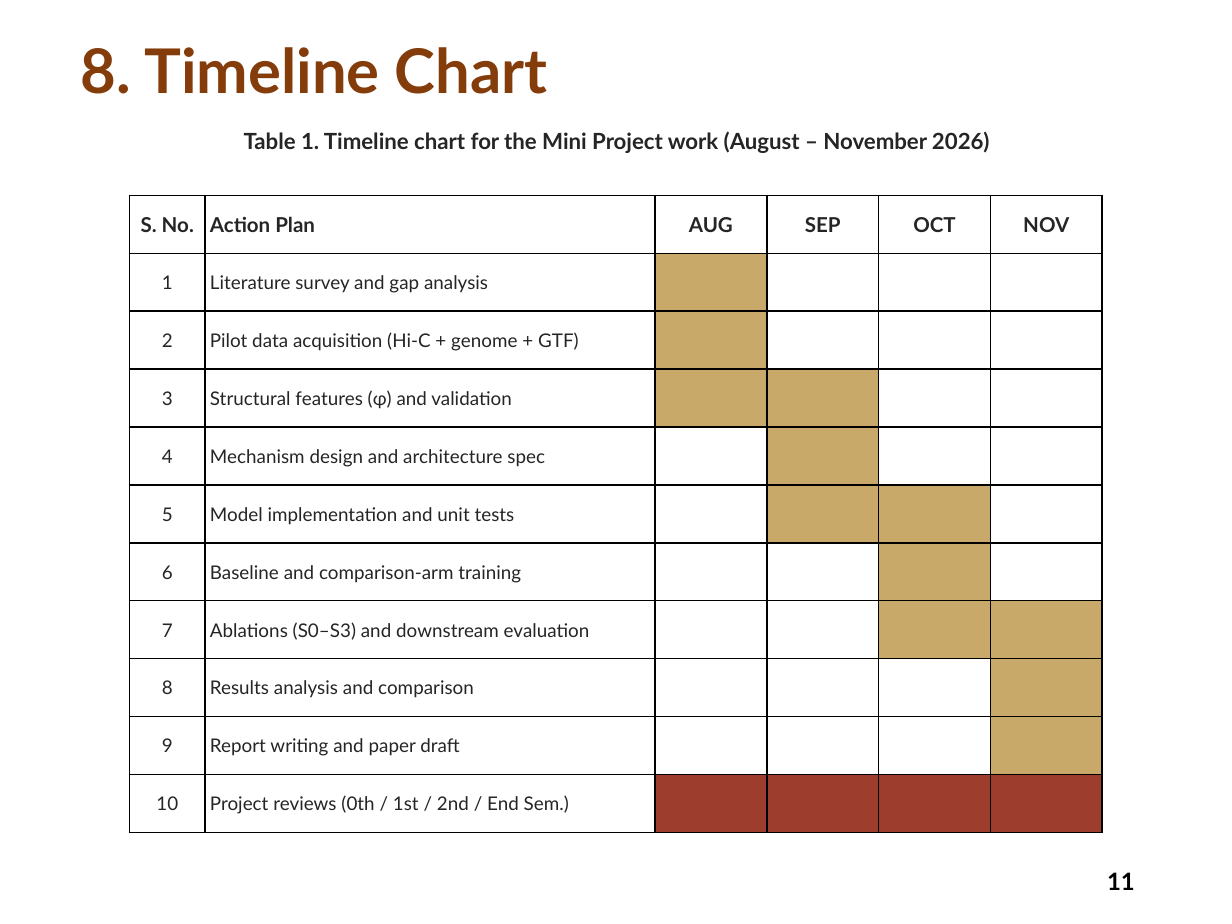
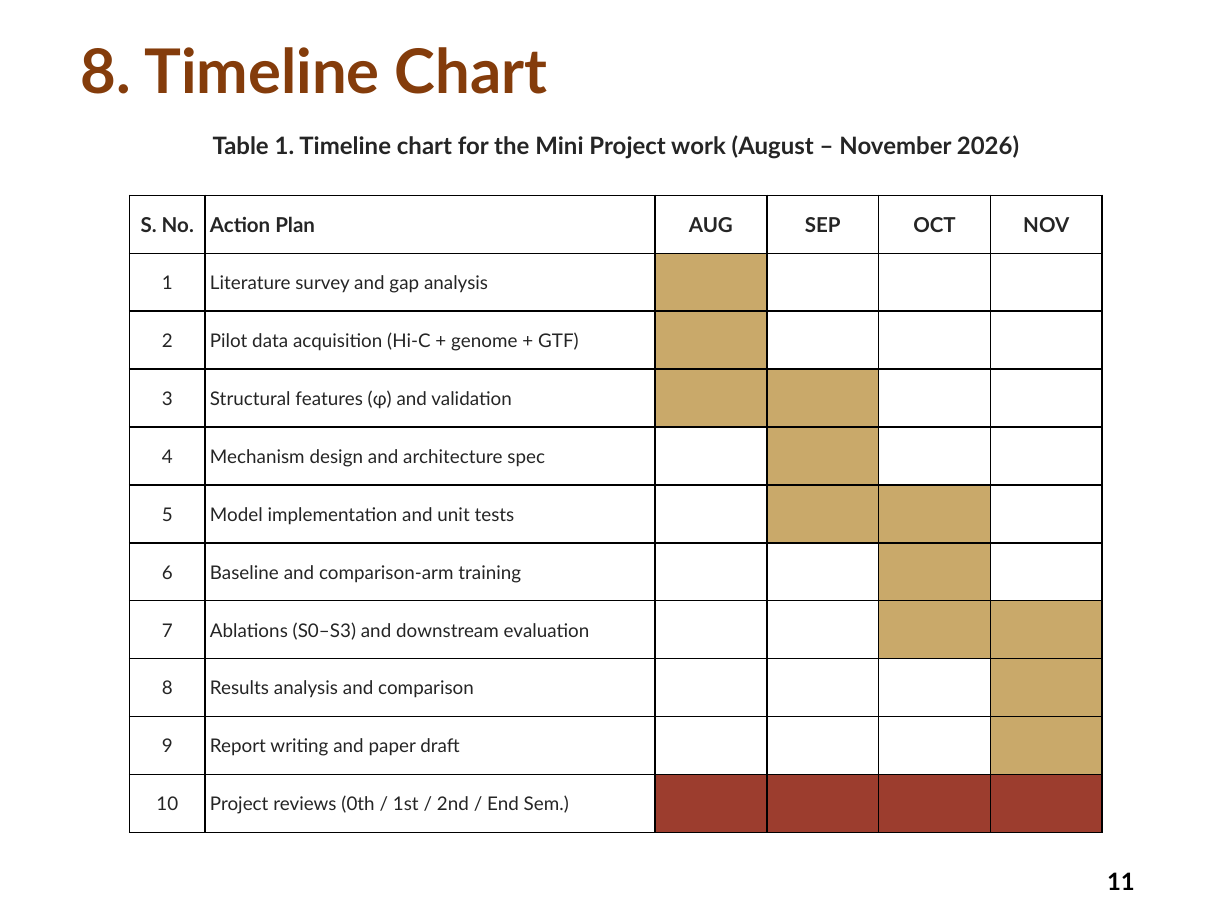
Before and after one commit to charansaiponnada/3D-Chromatin-Aware-Genomic-FM, a slide deck: slide 11 of presentations/Mini_Project_Review_0.pptx. Drawn at 1232x924 pixels with LibreOffice and Linux fonts; fonts in the diff are those of the drawing. Boxes give left, top, right and bottom in pixels: in the first picture for what was removed or moved away, otherwise in the second. Text is boxed around its words. In the diff, an @@ line names an element or a change of style, - is before the commit and + after.

```diff
--- a/presentations/Mini_Project_Review_0.pptx
+++ b/presentations/Mini_Project_Review_0.pptx
@@ text "Table 1. Timeline chart for ..." at (x1=213, y1=135, x2=1019, y2=159): size 12.9 to 14 pt; line spacing 0.7 to 0.9 @@
```
Also in this commit, not shown: 10 other slides changed, 7 other files.
